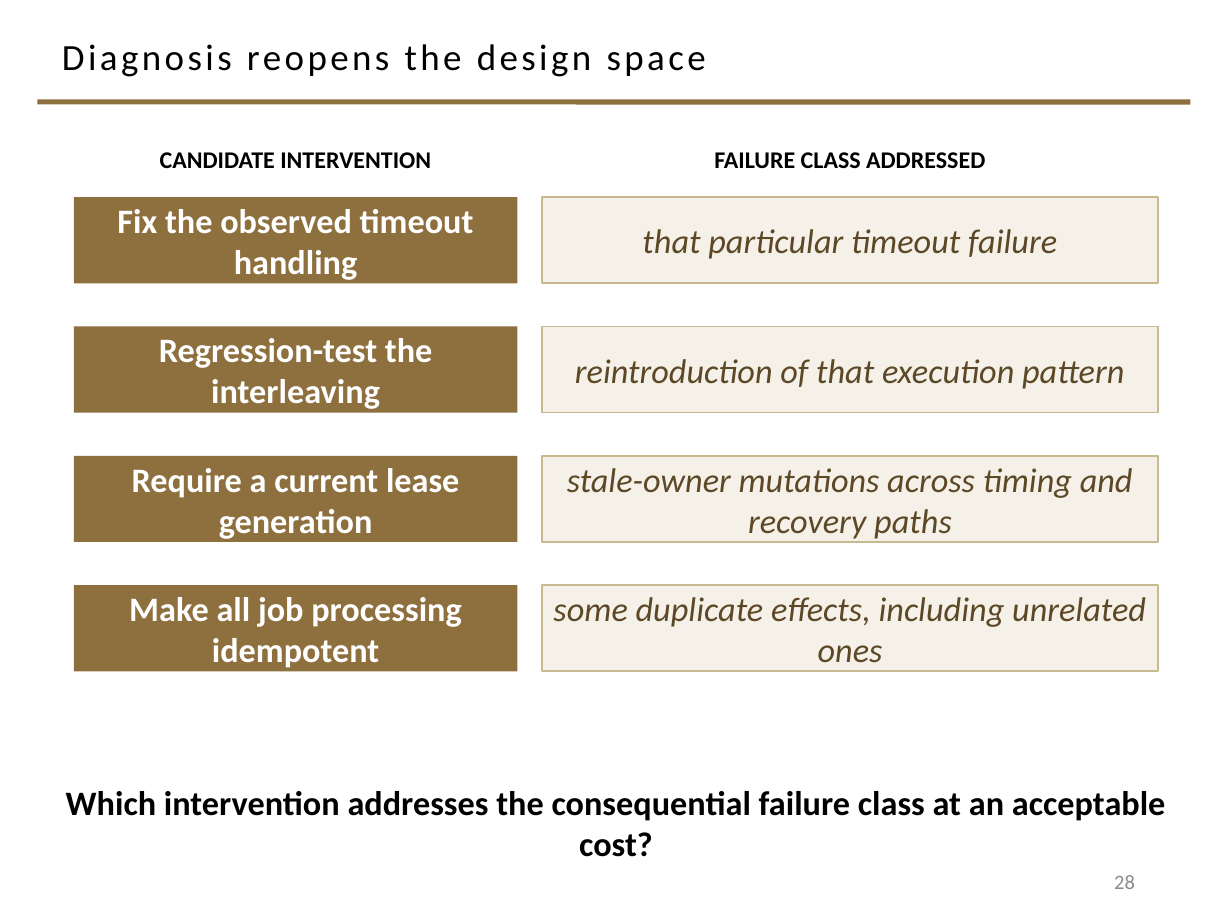
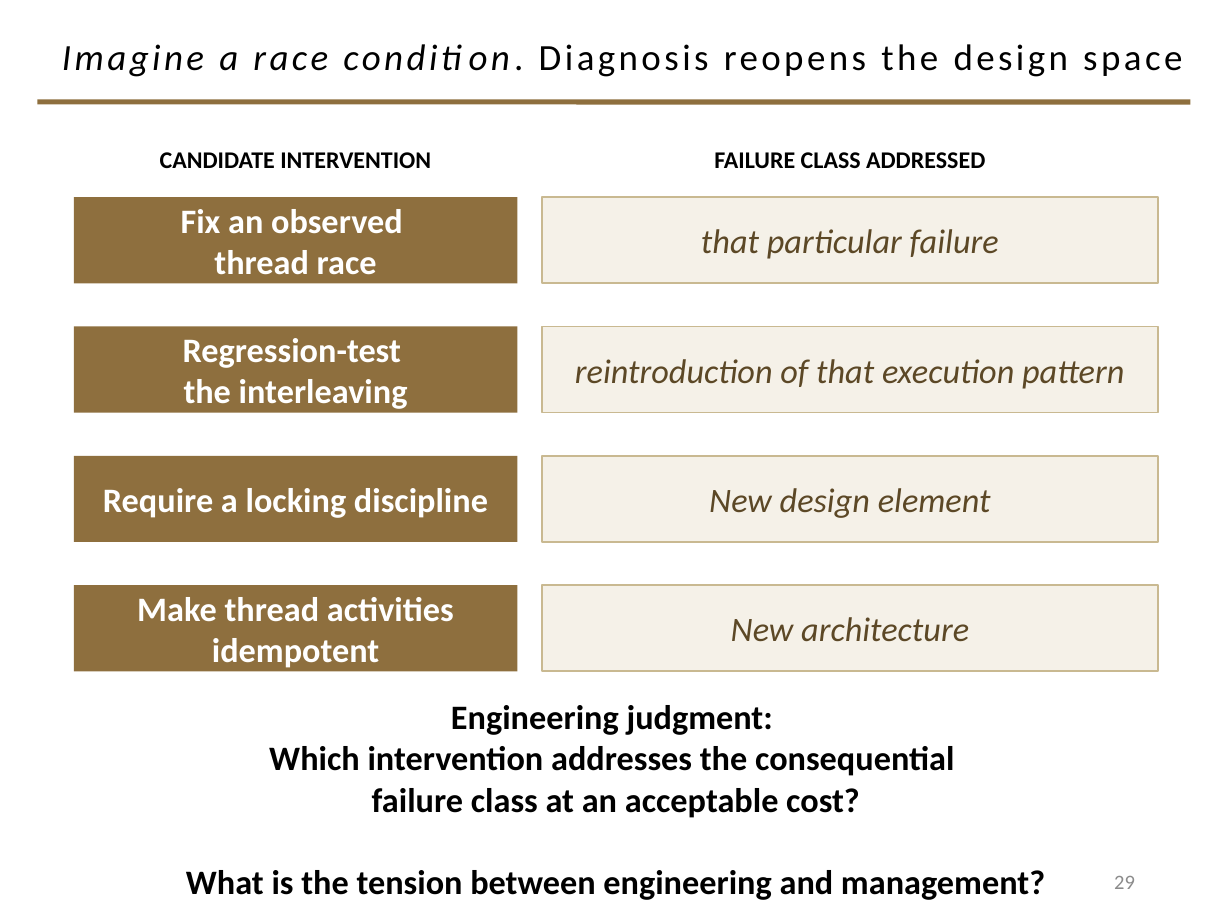
Before and after one commit to davisjam/model-based-agentic-software-engineering, a slide deck: slide 29 of course/lectures/act-2-delegation-and-control/04-failure-aware-engineering/2-4-Failure-Aware-Engineering.pptx (slide 28 before the commit). Drawn at 1232x924 pixels with LibreOffice and Linux fonts; fonts in the diff are those of the drawing; background and template pictures are left out. Boxes give left, top, right and bottom in pixels: in the first picture for what was removed or moved away, otherwise in the second. Text is boxed around its words. In the diff, an @@ line names an element or a change of style, - is before the commit and + after.

Commit message:
deck 2-4: the author's final version for today's delivery
Author-authored, declared correct, copied in as-is. Verified newer rather than a stale
re-download (13:18 vs the repo's 09:22) and integrity-checked before commit; the "(2)"
filename was Downloads de-duplicating, not an older export.

Net 34 slides, same as before. Added two:
- 19 "Which model seems appropriate to this failure?" — recaps all four causal models
  (individual / Swiss cheese / organizational / system-wide control) immediately before
  the diagnosis exercise, so the exercise opens on the frames rather than recalling them
- 25 "STRETCH BREAK" — placed at the section boundary between the Instagram exercise and
  the convert-to-knowledge section

Consolidated one: the separate "How will the next engineer know?" and "How will the
agent know?" slides become a single "How will the next human engineer or agent know?",
putting both recipients on one surface.

Dropped one: "What does the evidence actually support?" (the OBSERVED / GENERALIZED
MECHANISM / UNSUPPORTED GENERALIZATION inference exercise).

Retitles sharpen several slides toward the claim they make: "2009-2016: The cheat works";
"It works as designed and produces harmful outcomes"; 'How do we establish "lessons
learned"?'; "Imagine a race condition. Diagnosis reopens the design space"; "Rule:
Convert failure lessons into engineering structure".

Verified: 34 slides, 0 duplicate zip entries, zip CRC clean, check_pptx_opc PASS,
check_pptx_schema PASS. Prior version parked at /tmp/deck-prev-261015.1318.pptx.

```diff
--- a/course/lectures/act-2-delegation-and-control/04-failure-aware-engineering/2-4-Failure-Aware-Engineering.pptx
+++ b/course/lectures/act-2-delegation-and-control/04-failure-aware-engineering/2-4-Failure-Aware-Engineering.pptx
@@ title at <box>62,44,1182,77</box>: text changed @@
-Diagnosis reopens the design space
+Imagine a race condition. Diagnosis reopens the design space
@@ text in rectangle at <box>181,209,403,275</box>: text changed @@
-Fix the observed timeout handling
+Fix an observed
+thread race
@@ text in rectangle at <box>701,229,999,259</box>: text changed @@
-that particular timeout failure
+that particular failure
@@ text in rectangle at <box>183,338,408,409</box>: text changed @@
-Regression-test the interleaving
+Regression-test
+the interleaving
@@ text in rectangle at <box>103,488,488,518</box>: text changed @@
-Require a current lease generation
+Require a locking discipline
@@ text in rectangle at <box>709,488,991,518</box>: text changed @@
-stale-owner mutations across timing and recovery paths
+New design element
@@ text in rectangle at <box>137,597,454,668</box>: text changed @@
-Make all job processing idempotent
+Make thread activities idempotent
@@ text in rectangle at <box>731,617,969,642</box>: text changed @@
-some duplicate effects, including unrelated ones
+New architecture
@@ text at <box>186,705,1045,900</box>: text changed @@
-Which intervention addresses the consequential failure class at an acceptable cost?
+Engineering judgment:
+Which intervention addresses the consequential
+failure class at an acceptable cost?
+What is the tension between engineering and management?
@@ page number at <box>1114,876,1135,889</box>: text changed @@
-28
+29
```
Also in this commit, not shown: 14 other slides changed, 2 slides added, 2 slides removed.
